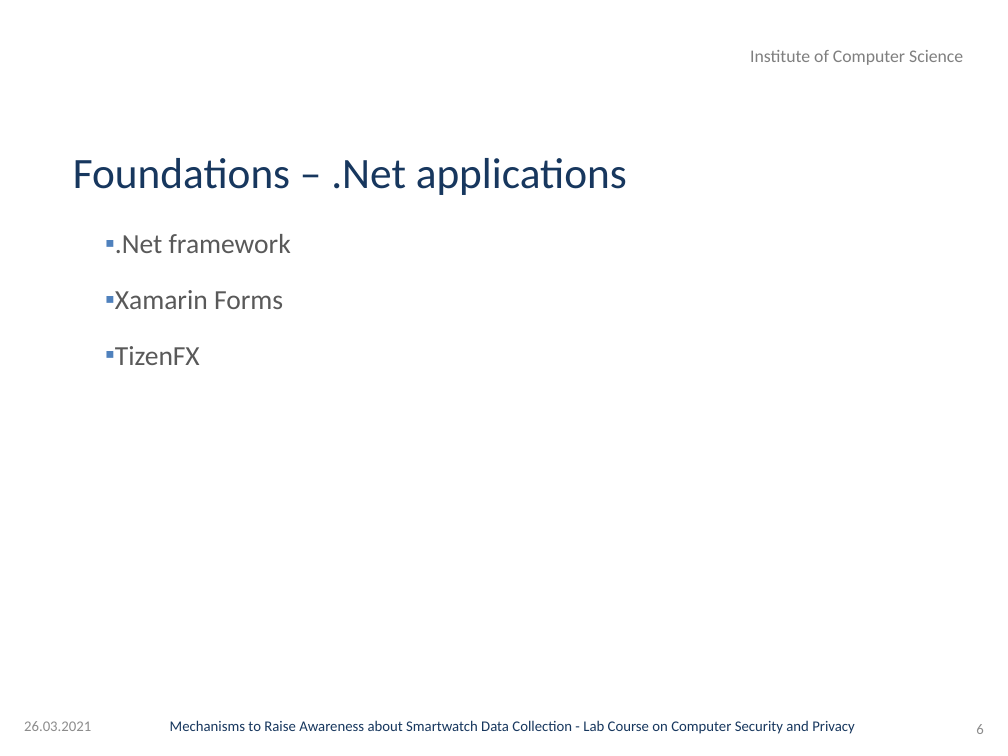
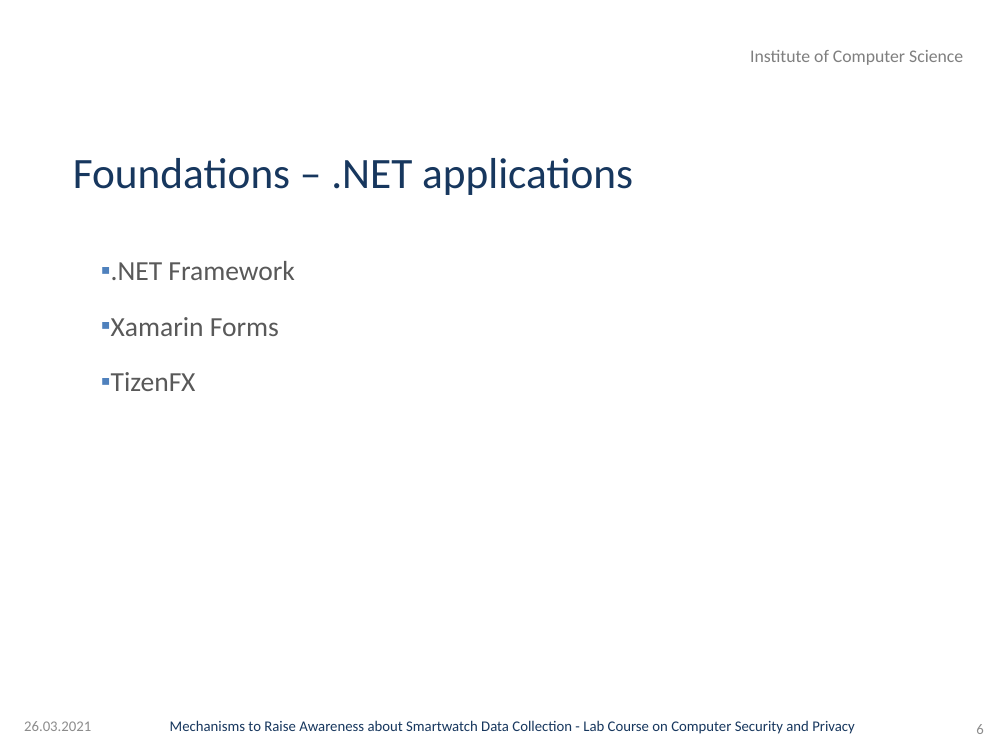
Before and after one commit to GAUG-Contributions/Practical_Course_Computer_Security_and_Privacy, a slide deck: slide 6 of Presentation/Presentation.pptx. Drawn at 1008x756 pixels with LibreOffice and Linux fonts; fonts in the diff are those of the drawing; background and template pictures are left out. Boxes give left, top, right and bottom in pixels: in the first picture for what was removed or moved away, otherwise in the second. Text is boxed around its words. In the diff, an @@ line names an element or a change of style, - is before the commit and + after.

```diff
--- a/Presentation/Presentation.pptx
+++ b/Presentation/Presentation.pptx
@@ title at (73,158,633,195): text changed @@
-Foundations – .Net applications
+Foundations – .NET applications
@@ text ".NET Framework": place and size @@
-text ".NET Framework" at (115,234,291,365)
+text ".NET Framework" at (111,261,294,391)
@@ text at (111,261,294,280): text changed @@
-▪ .Net framework
+▪ .NET Framework
```
Also in this commit, not shown: 7 other slides changed.
